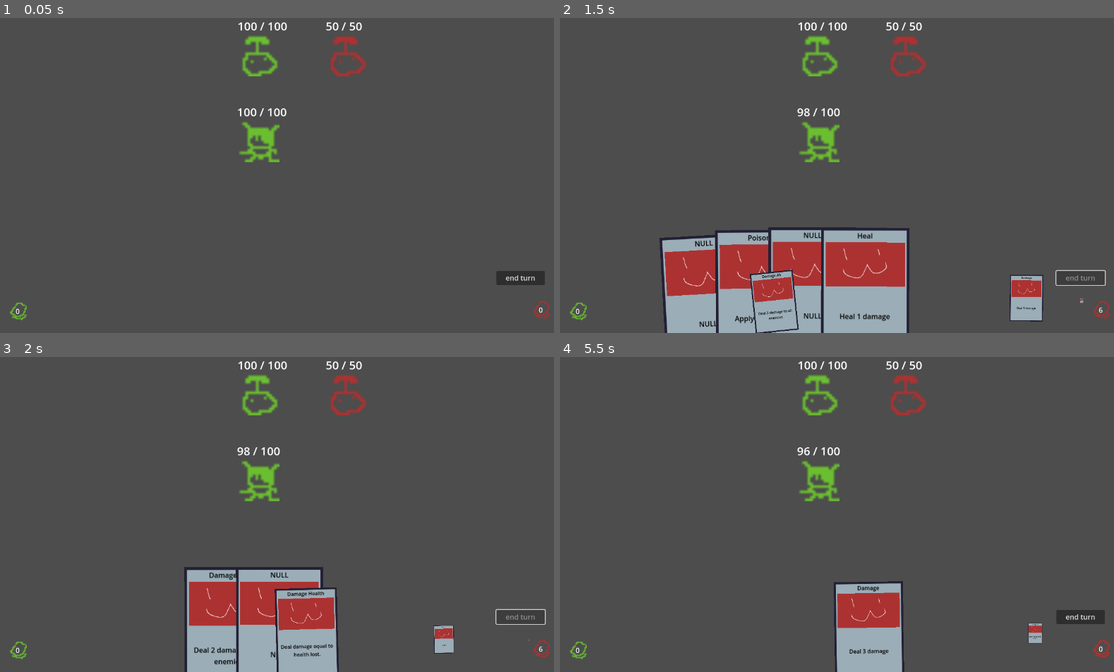
Above: before the commit, frames 1-4 (two rows, left to right).
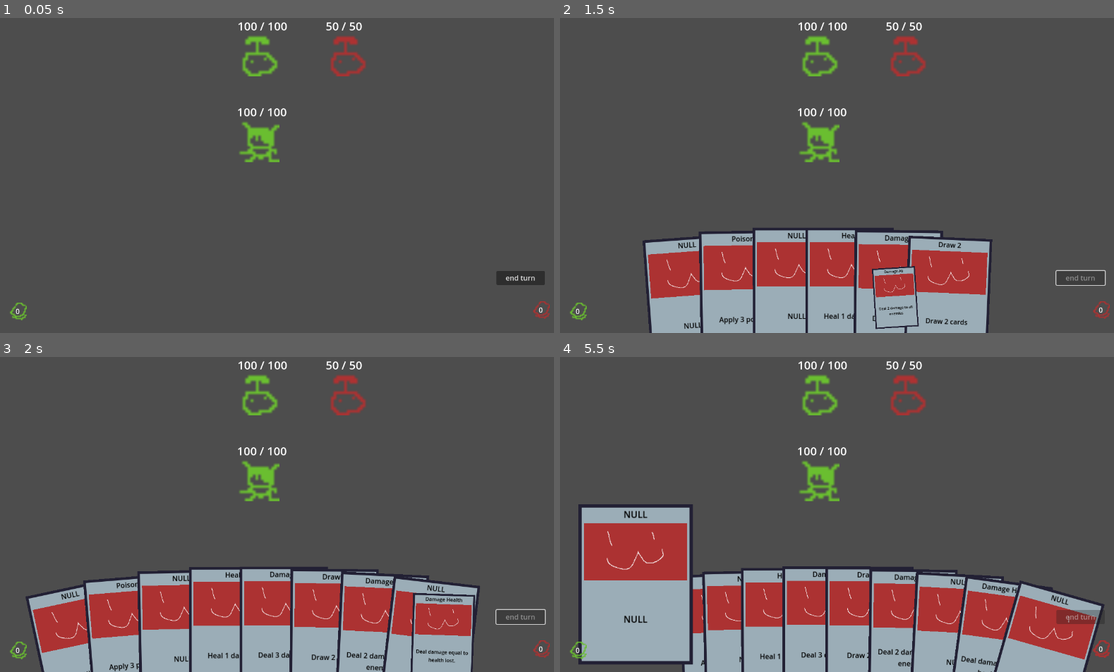
Above: after the commit, the same moments.

Repository: Saplings-Projects/1M_sub
Game: Godot game, scene res://#Scenes/TestingScene.tscn
Same seed, same stepped clock (60 frames per second), same inputs: the game is played once before the commit and once after it.
Inputs (mouse positions are in pixels of both pictures, inside the frame that each line leads up to):
- Up to frame 1 (0.05 s): no input
- Up to frame 2 (1.5 s): click (814, 288) at 0.52 s; click (1080, 279) at 1.25 s, where only the run before the commit has a clickable "end turn"
- Up to frame 3 (2 s): no input
- Up to frame 4 (5.5 s): click "0" at 2 s; click "0" at 2.75 s; click (637, 649) at 3.52 s; click (1080, 618) at 4.25 s, where only the run before the commit has a clickable "end turn"; click "10" (after the commit: "0") at 5 s

Frame 1 is identical in both runs. In frame 2, 11% of the frame differs, in the area x 14-98%, y 28-100%; in frame 3, 18%; in frame 4, 30%, in the area x 3-99%, y 28-100%.

Commit message:
Restrict end turn button press
Only allow when cards are finished dealing and you have no card queued

Diff:
--- a/Cards/CardContainer.gd
+++ b/Cards/CardContainer.gd
@@ -67,6 +67,10 @@
 	return queued_card != null
 
 
+func are_cards_dealing() -> bool:
+	return _cards_queued_for_add.size() > 0
+
+
 func deal_to_starting_hand_size() -> void:
 	# deal to our starting hand size, ignoring amount of cards we already have
 	var amount_to_draw: int = maxi(0, starting_hand_size - cards_in_hand.size())
--- a/UI/EndTurnButton.gd
+++ b/UI/EndTurnButton.gd
@@ -2,13 +2,11 @@
 ## Ends the player's turn when clicked.
 
 
-func _ready() -> void:
-	PhaseManager.on_phase_changed.connect(_on_phase_changed)
-
-
-func _on_phase_changed(new_phase: Enums.Phase, _old_phase: Enums.Phase) -> void:
+func _process(delta: float) -> void:
 	# disable button during enemy attack phase
-	disabled = new_phase == Enums.Phase.ENEMY_ATTACKING
+	disabled = Enums.Phase.ENEMY_ATTACKING == PhaseManager.current_phase\
+				or CardManager.card_container.are_cards_dealing()\
+				or CardManager.card_container.is_card_queued()
 
 
 func _on_pressed() -> void:
